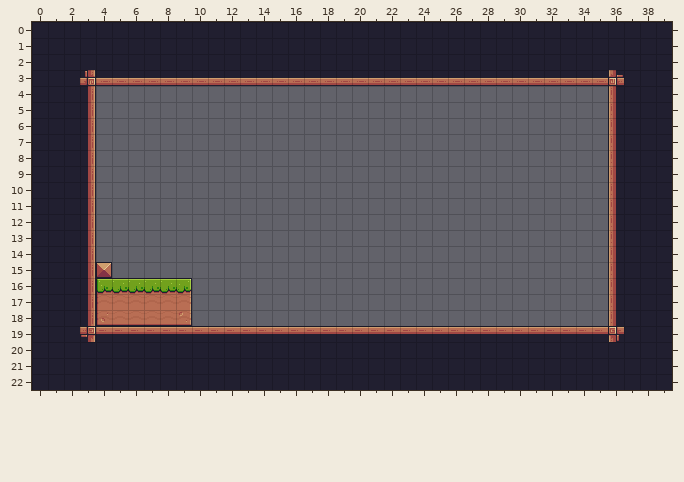
Level history. Tiled map: assets/tiles/Level-01.tmx. Above, as it was before the edit.
Cells are 16x16 px. Shown: x 0..39, y 0..22.
Now the later version:
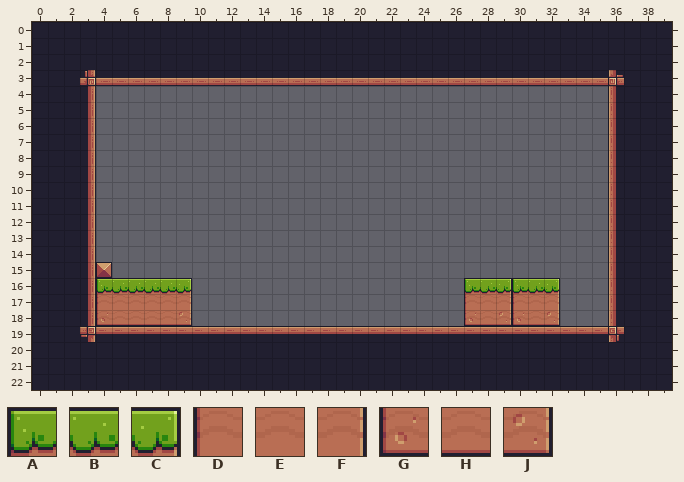
Key: from "PixelAdventure": A 6, B 7, C 8, D 28, E 29, F 30, G 50, H 51, J 52.
_ is an empty cell.
Edits made:
{"where": "layer \"Background\""}
{"y":16,"x":27,"old":"______","new":"ABCABC"}
{"y":17,"x":27,"old":"______","new":"DEFDEF"}
{"y":18,"x":27,"old":"______","new":"GHJGHJ"}
{"label":"added","picture_box":[464,278,560,326]}
